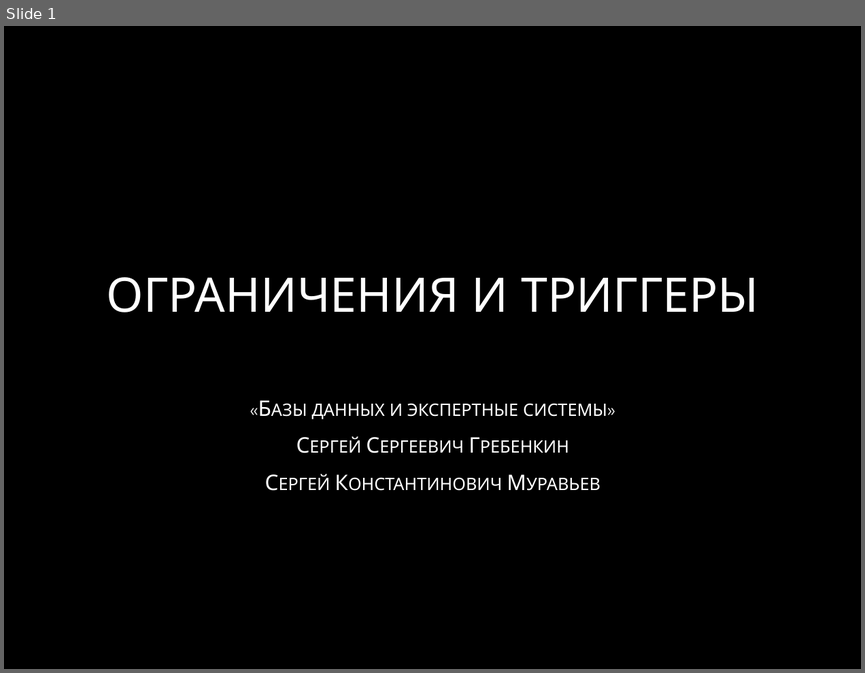
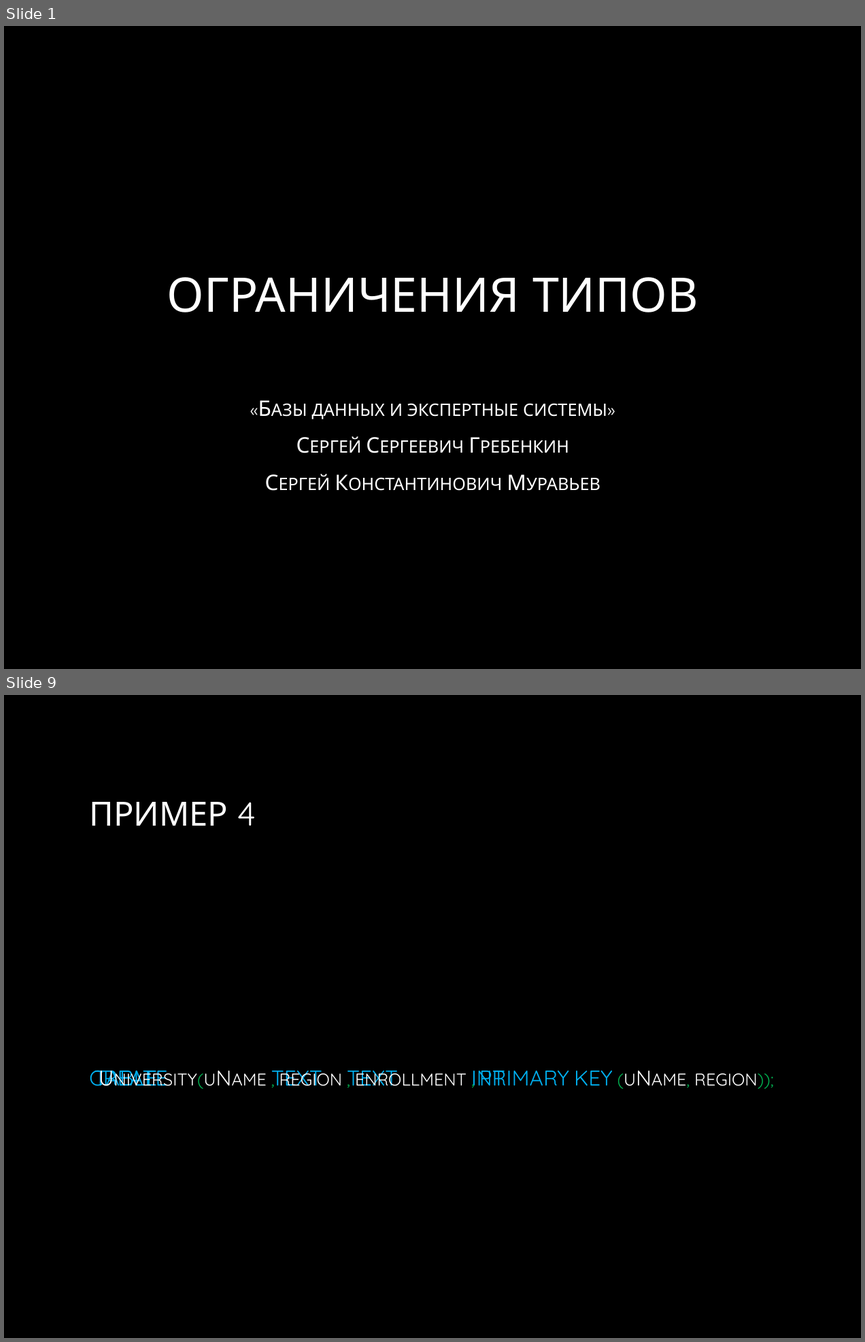
Before and after one commit to smurav/db13-14, a slide deck: sql/lectures/13_constraints_and_triggers.pptx. Shown one above the other, each under a label of ours: slide 1 before the commit, slides 1 and 9 after it; the slides between them are not shown. The pictures are 865x673 and 865x1342 pixels, drawn with LibreOffice and Linux fonts; fonts in the diff are those of the drawing; background and template pictures are left out. Boxes give left, top, right and bottom in pixels: in the first picture for what was removed or moved away, otherwise in the second. Text is boxed around its words. In the diff, an @@ line names an element or a change of style, - is before the commit and + after.

```diff
--- a/sql/lectures/13_constraints_and_triggers.pptx
+++ b/sql/lectures/13_constraints_and_triggers.pptx
@@ slide 9 added at box(4, 695, 861, 1338), background picture (left out) @@
@@ title added at box(89, 802, 256, 826), 28 pt, text gradient #FFFFFF to #BFBFBF @@
+ПРИМЕР 4
@@ text added at box(89, 1070, 774, 1089), 18 pt, text gradient #FFFFFF to #BFBFBF, small capitals @@
+CREATE TABLE University(uName TEXT, region TEXT, enrollment INT, PRIMARY KEY (uName, region));
@@ slide 1 changed as well @@
@@ title at box(167, 277, 698, 312): text changed @@
-ОГРАНИЧЕНИЯ И ТРИГГЕРЫ
+ОГРАНИЧЕНИЯ ТИПОВ
```
Also in this commit, not shown: 1 other slide changed, 9 other slides added, 9 slides removed.
